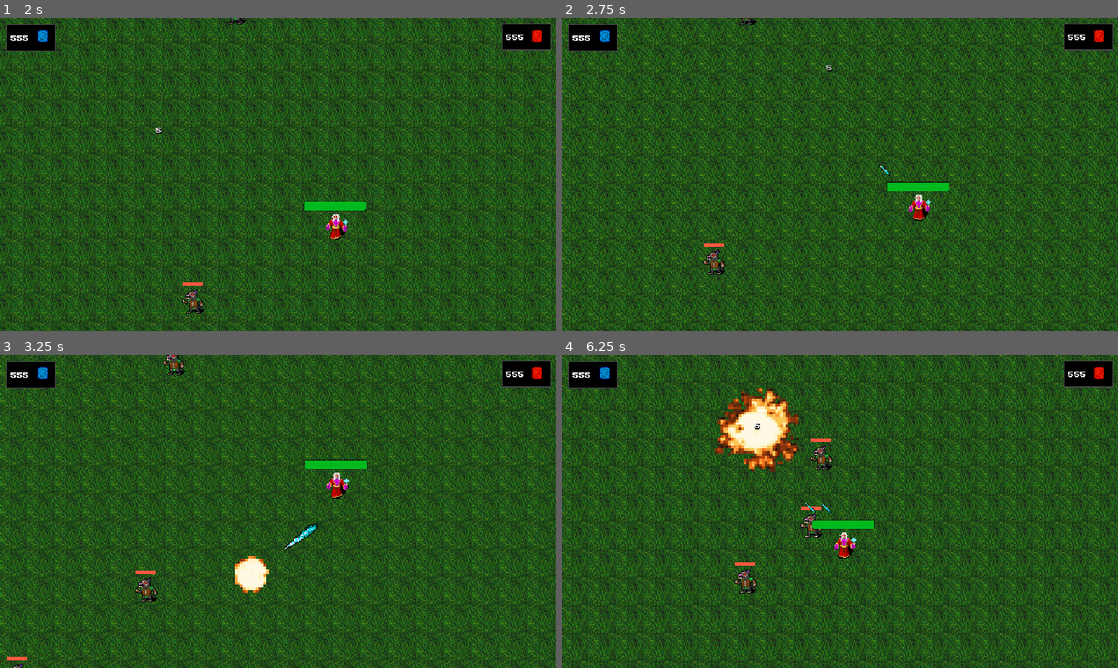
Above: before the commit, frames 1-4 (two rows, left to right).
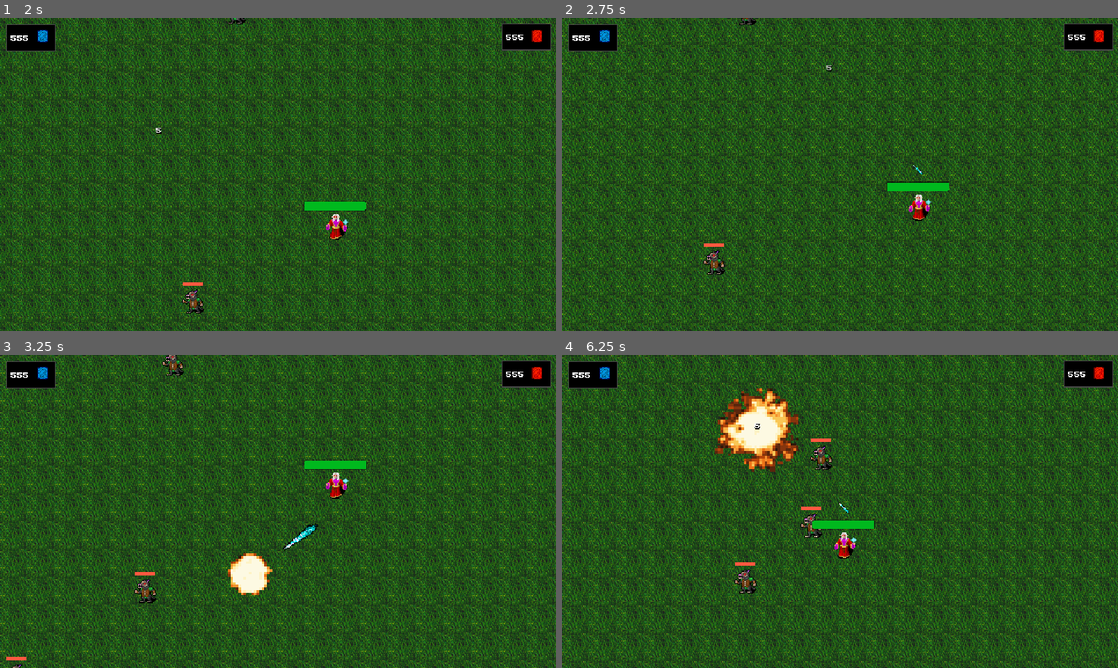
Above: after the commit, the same moments.

Repository: Juiin/survivors-like
Game: Godot game, scene res://main.tscn
The game is run twice, just before and just after one commit, with the same random seed, the same clock (stepped at 60 frames per second) and the same inputs. Sound files missing from this copy of the repository are replaced by a short silence.
Inputs (mouse positions are in pixels of both pictures, inside the frame that each line leads up to):
- Up to frame 1 (2 s): tap Enter at 0.5 s; move the mouse to (400, 158) at 0.52 s; hold D (right) 0.53-1.28 s; tap 1 (1) at 0.6 s; tap 2 (2) at 0.8, 1.35 s; move the mouse to (166, 190) at 1.27 s; hold S (down) from 1.28 s (still down); tap 3 (3) at 1.55 s
- Up to frame 2 (2.75 s): move the mouse to (895, 105) at 2.02 s; release S (down) at 2.03 s; hold D (right) from 2.03 s (still down); tap 3 (3) at 2.1 s; tap 1 (1) at 2.3 s
- Up to frame 3 (3.25 s): move the mouse to (250, 574) at 2.77 s; release D (right) at 2.78 s; hold W (up) from 2.78 s (still down); tap 1 (1) at 2.85 s; tap 2 (2) at 3.05 s
- Up to frame 4 (6.25 s): move the mouse to (1006, 558) at 3.52 s; release W (up) at 3.53 s; hold A (left) 3.53-5.03 s; tap 2 (2) at 3.6, 5.3, 5.85 s; tap 3 (3) at 3.8, 4.35, 6.05 s; move the mouse to (673, 464) at 4.27 s; tap 1 (1) at 4.55, 5.1 s; move the mouse to (867, 511) at 5.02 s; hold S (down) 5.03-5.78 s; move the mouse to (756, 433) at 5.77 s; hold D (right) from 5.78 s (still down)

Frame 1 is identical in both runs. In frame 2, less than 0.1% of the frame differs, in the area x 57-65%, y 46-51%; in frame 3, 52%, in the area x 0-100%, y 0-100%; in frame 4, less than 0.1%.

Commit message:
upgrades

Diff:
--- /dev/null
+++ b/Attacks/ice_spear_pickup.tscn
@@ -0,0 +1,16 @@
+[gd_scene load_steps=3 format=3 uid="uid://dof70rjknoom5"]
+
+[ext_resource type="Texture2D" uid="uid://dcau8hcjox8v5" path="res://Textures/Items/Weapons/ice_spear.png" id="1_wg41q"]
+
+[sub_resource type="CircleShape2D" id="CircleShape2D_nhcem"]
+radius = 20.0
+
+[node name="IceSpearPickup" type="Area2D" groups=["ice_spear_pickup"]]
+
+[node name="Sprite2D" type="Sprite2D" parent="."]
+rotation = -2.33874
+texture = ExtResource("1_wg41q")
+
+[node name="CollisionShape2D" type="CollisionShape2D" parent="."]
+rotation = -2.33874
+shape = SubResource("CircleShape2D_nhcem")
--- /dev/null
+++ b/Upgrades/Upgrades/ice_spear_drop_pickup.gd
@@ -0,0 +1,14 @@
+class_name IceSpearDropPickupUpgrade
+extends Upgrade
+
+@export var increase := 0.10
+
+
+func _init():
+    upgrade_name = "Pickupable Ice Spear"
+    upgrade_description = "+10% Chance for Ice Spears to leave behind a pickupable Ice Spear"
+    cost = [15, 20, 25, 30, 35]
+    type = Enums.UpgradeType.ICE_SPEAR
+
+func apply_upgrade(attack: Attack) -> void:
+    attack.drop_percent += increase
--- /dev/null
+++ b/Upgrades/Upgrades/max_stored_ice_spears.gd
@@ -0,0 +1,14 @@
+class_name MaxStoredIceSpearsUpgrade
+extends Upgrade
+
+@export var increase := 1
+
+
+func _init():
+    upgrade_name = "Stored Ice Spears"
+    upgrade_description = "+1 to maximum number of Ice Spears you can store"
+    cost = [15, 20, 25, 30, 35, 40, 45, 50]
+    type = Enums.UpgradeType.ICE_SPEAR
+
+func apply_player_upgrade(player: Player) -> void:
+    player.max_ice_spear_stored += increase
--- a/globals/game.gd
+++ b/globals/game.gd
@@ -75,7 +75,7 @@
 			player.explosion_upgrades.append(upgrade)
 		Enums.UpgradeType.GLOBAL:
 			player.global_upgrades.append(upgrade)
-			upgrade.apply_player_upgrade(player)
+	upgrade.apply_player_upgrade(player)
 
 func spawn_enemy():
 	var enemy_stats: Stats
--- a/ice_spear.gd
+++ b/ice_spear.gd
@@ -1,6 +1,6 @@
 extends Attack
 
-
+var ice_spear_pickup := preload("uid://dof70rjknoom5")
 @onready var sprite := $Sprite2D
 const lifetime := 1
 
@@ -20,6 +20,8 @@
 
 var return_percent = 0.0
 var has_returned := false
+
+var drop_percent := 0.0
 
 var sfx = preload("res://Audio/new_ice_spear.mp3")
 
@@ -47,6 +49,10 @@
 		# hitbox_component.hit_list.clear()
 		hitbox_component.hit_count = 0
 	else:
+		if randf() <= drop_percent:
+			var ice_spear = ice_spear_pickup.instantiate()
+			ice_spear.position = position
+			get_tree().current_scene.add_child(ice_spear)
 		queue_free()
 	# var tween = create_tween()
 	# tween.tween_property(sprite, "modulate:a", 0, 0.5)
--- a/main.tscn
+++ b/main.tscn
@@ -48,6 +48,7 @@
 
 [node name="UpgradeMenuGlobal" parent="UIRoot" instance=ExtResource("4_1bvp3")]
 unique_name_in_owner = true
+visible = false
 anchors_preset = 5
 anchor_left = 0.5
 anchor_top = 0.0
--- a/player.gd
+++ b/player.gd
@@ -27,9 +27,9 @@
 
 var current_form: form = form.ST
 
-var ice_spear_stored := 0
-var max_ice_spear_stored := 5
-var ice_spear_store_time := 2.0
+var ice_spear_stored := 0: set = update_ice_spear_stored
+var max_ice_spear_stored := 3
+var ice_spear_store_time := 2.5
 
 func _ready() -> void:
 	attack_timer.wait_time = base_atk_spd / (1 + atk_spd_increase)
@@ -67,7 +67,7 @@
 	var atk_count = 1;
 	if current_form == form.ST && ice_spear_stored > 0:
 		atk_count = ice_spear_stored + 1
-		update_ice_spear_stored(0)
+		ice_spear_stored = 0
 
 	for i in atk_count:
 		create_tween().tween_callback(
@@ -79,7 +79,7 @@
 				var upgrade_array: Array[Upgrade]=ice_spear_upgrades if current_form == form.ST else explosion_upgrades
 				for upgrade in upgrade_array.size():
 					upgrade_array[upgrade].apply_upgrade(inst)
-				).set_delay(i * 0.2)
+				).set_delay(i * (0.2 - i * 0.01))
 
 
 func update_ice_spear_stored(amount: int) -> void:
@@ -105,3 +105,6 @@
 func _on_pickup_radius_area_entered(area: Area2D) -> void:
 	if area.is_in_group("money"):
 		area.target = self
+	if area.is_in_group("ice_spear_pickup"):
+		ice_spear_stored += 1
+		area.queue_free()
--- a/player.tscn
+++ b/player.tscn
@@ -108,18 +108,21 @@
 
 [node name="StoredIceSpears" type="HBoxContainer" parent="."]
 unique_name_in_owner = true
+layout_direction = 1
 anchors_preset = 8
 anchor_left = 0.5
 anchor_top = 0.5
 anchor_right = 0.5
 anchor_bottom = 0.5
-offset_left = -46.0
+offset_left = -220.0
 offset_top = -50.0
-offset_right = 130.0
+offset_right = 662.0
 offset_bottom = -10.0
 grow_horizontal = 2
 grow_vertical = 2
 scale = Vector2(0.5, 0.5)
+size_flags_horizontal = 4
+alignment = 1
 script = ExtResource("9_b26j0")
 
 [node name="PickupRadius" type="Area2D" parent="."]
--- a/stored_ice_spears.gd
+++ b/stored_ice_spears.gd
@@ -13,4 +13,5 @@
 		var tex_rect = TextureRect.new()
 		tex_rect.texture = ice_spear_texture
 		tex_rect.stretch_mode = TextureRect.STRETCH_KEEP
+		tex_rect.size_flags_horizontal = Control.SIZE_SHRINK_CENTER
 		add_child(tex_rect)
--- a/ui_root.gd
+++ b/ui_root.gd
@@ -10,6 +10,8 @@
 	ProjSpdUpgrade.new(),
 	PierceUpgrade.new(),
 	ReturnUpgrade.new(),
+	MaxStoredIceSpearsUpgrade.new(),
+	IceSpearDropPickupUpgrade.new(),
 ]
 var explosion_upgrades: Array[Upgrade] = [
 	FlatDamageUpgrade.new(Enums.UpgradeType.EXPLOSION),
Not shown, added: Upgrades/Upgrades/ice_spear_drop_pickup.gd.uid
Not shown, added: Upgrades/Upgrades/max_stored_ice_spears.gd.uid
